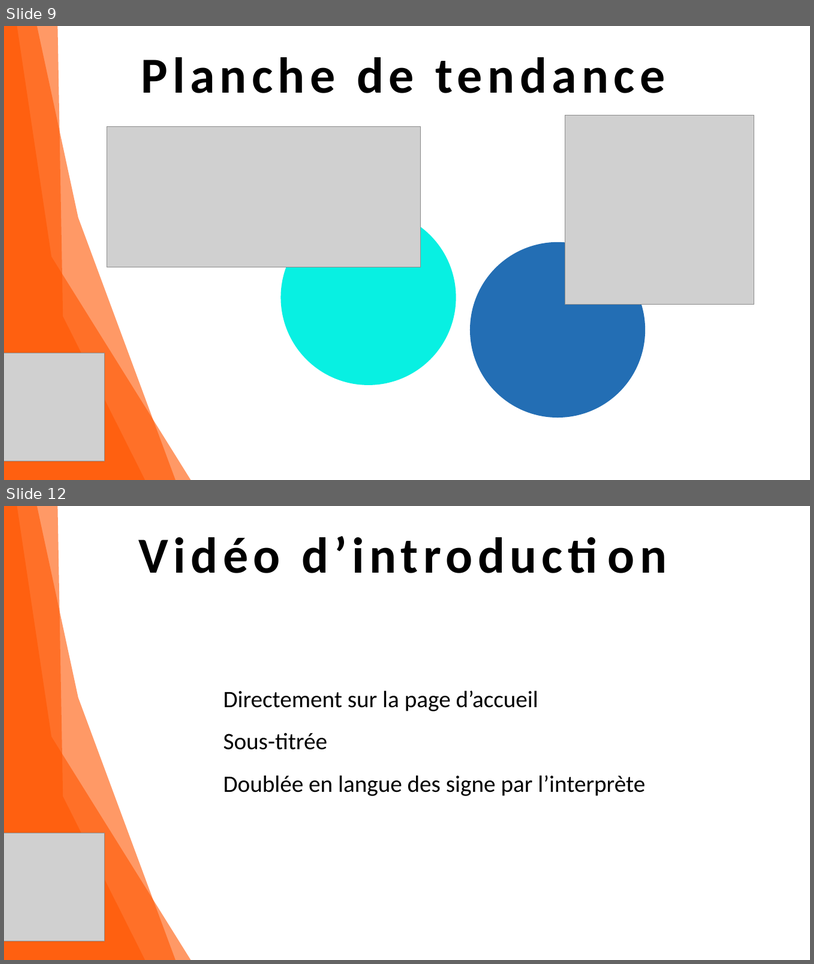
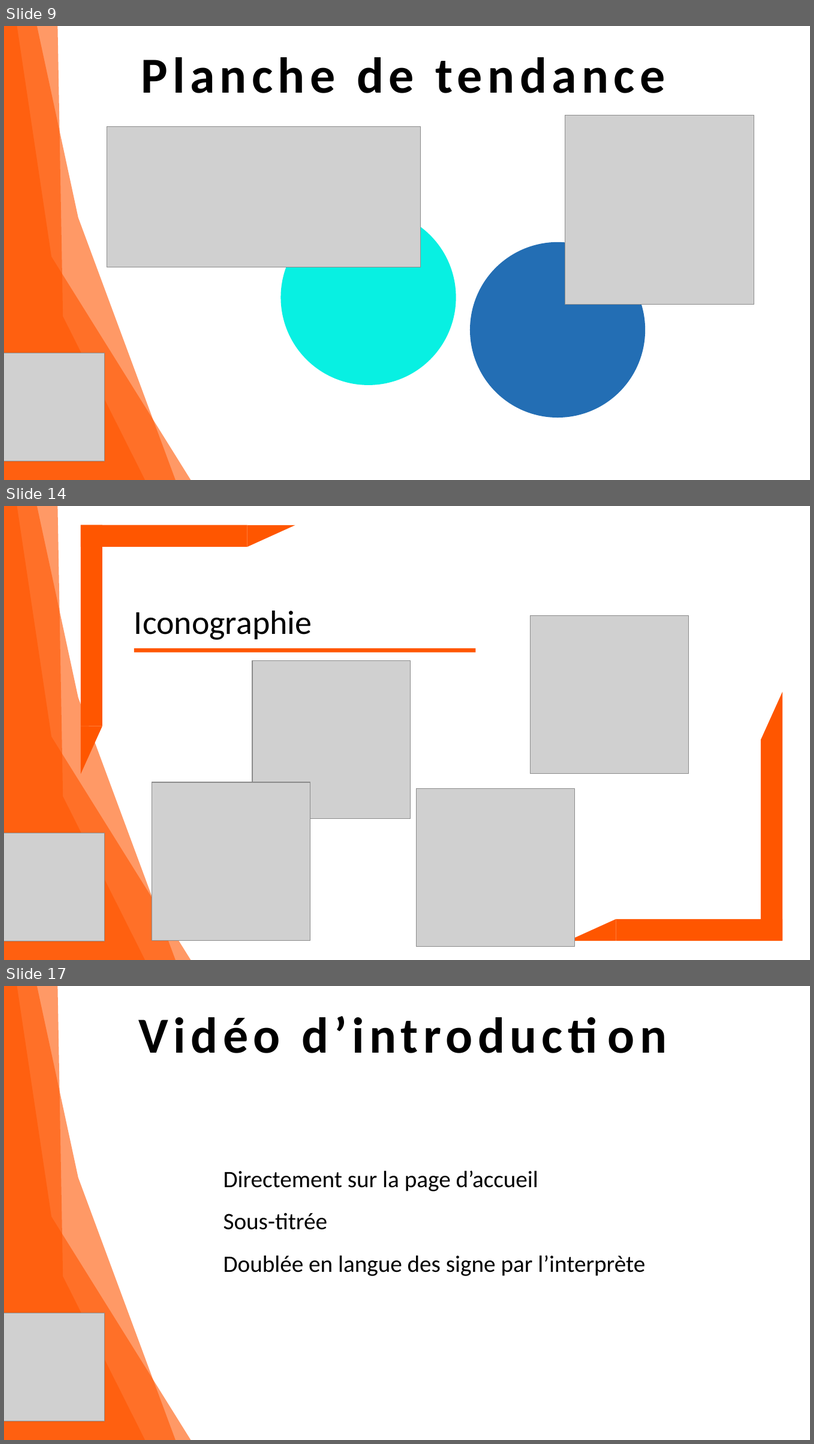
Before and after one commit to Fire-Owl/a11e-accessibilite, a slide deck: dossier-conception/dossier-conception-a11e-v2.pptx. Shown one above the other, each under a label of ours: slides 9 and 12 before the commit, slides 9, 14 and 17 after it; the slides between them are not shown. The pictures are 814x964 and 814x1444 pixels, drawn with LibreOffice and Linux fonts; fonts in the diff are those of the drawing; grey boxes stand for pictures. Boxes give left, top, right and bottom in pixels: in the first picture for what was removed or moved away, otherwise in the second. Text is boxed around its words. In the diff, an @@ line names an element or a change of style, - is before the commit and + after.

```diff
--- a/dossier-conception/dossier-conception-a11e-v2.pptx
+++ b/dossier-conception/dossier-conception-a11e-v2.pptx
@@ slide 14 added at (4, 506, 810, 960), background #FFFFFF @@
@@ freeform shape added at (4, 506, 176, 960), fill #FF5600 at 60% opacity @@
@@ freeform shape added at (4, 506, 196, 960), fill #FF5600 at 60% opacity @@
@@ freeform shape added at (4, 506, 149, 960), fill #FF5600 at 60% opacity @@
@@ text added at (134, 610, 312, 640), 40 pt, text #000000 @@
+Iconographie
@@ picture added at (531, 615, 689, 774) @@
@@ rectangle added at (134, 648, 476, 652), fill #FF5600 @@
@@ picture added at (252, 660, 411, 818) @@
@@ group added at (569, 692, 783, 941): 2 rectangles, 2 right triangles @@
@@ group added at (81, 525, 295, 774): 2 rectangles, 2 right triangles @@
@@ picture added at (152, 782, 310, 940) @@
@@ picture added at (417, 788, 575, 946) @@
@@ picture added at (4, 832, 104, 940) @@
@@ what was slide 12 is now slide 17 @@
```
Also in this commit, not shown: 2 slides changed, 5 other slides added, 1 slide removed, 10 other files.
